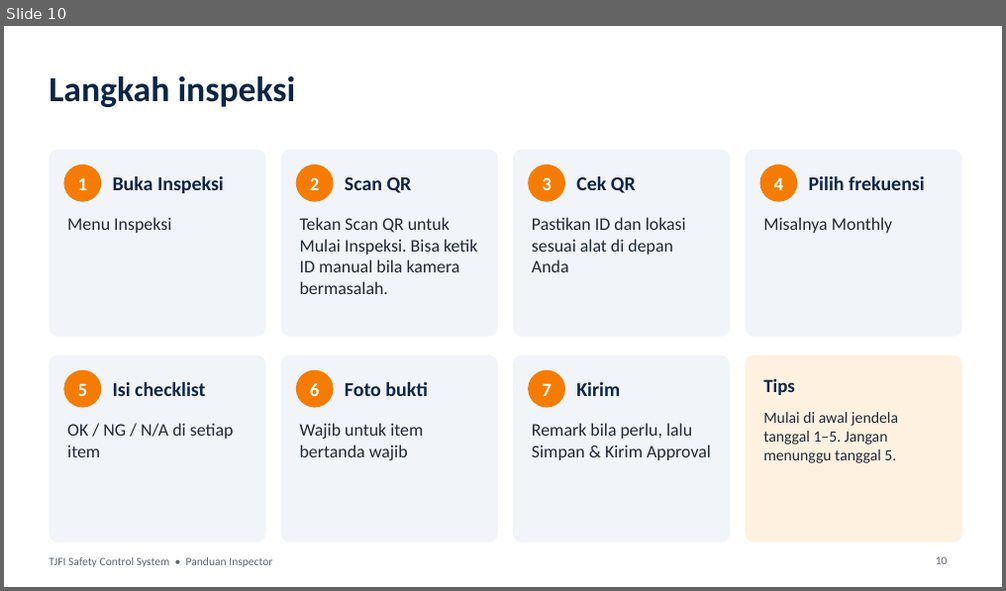
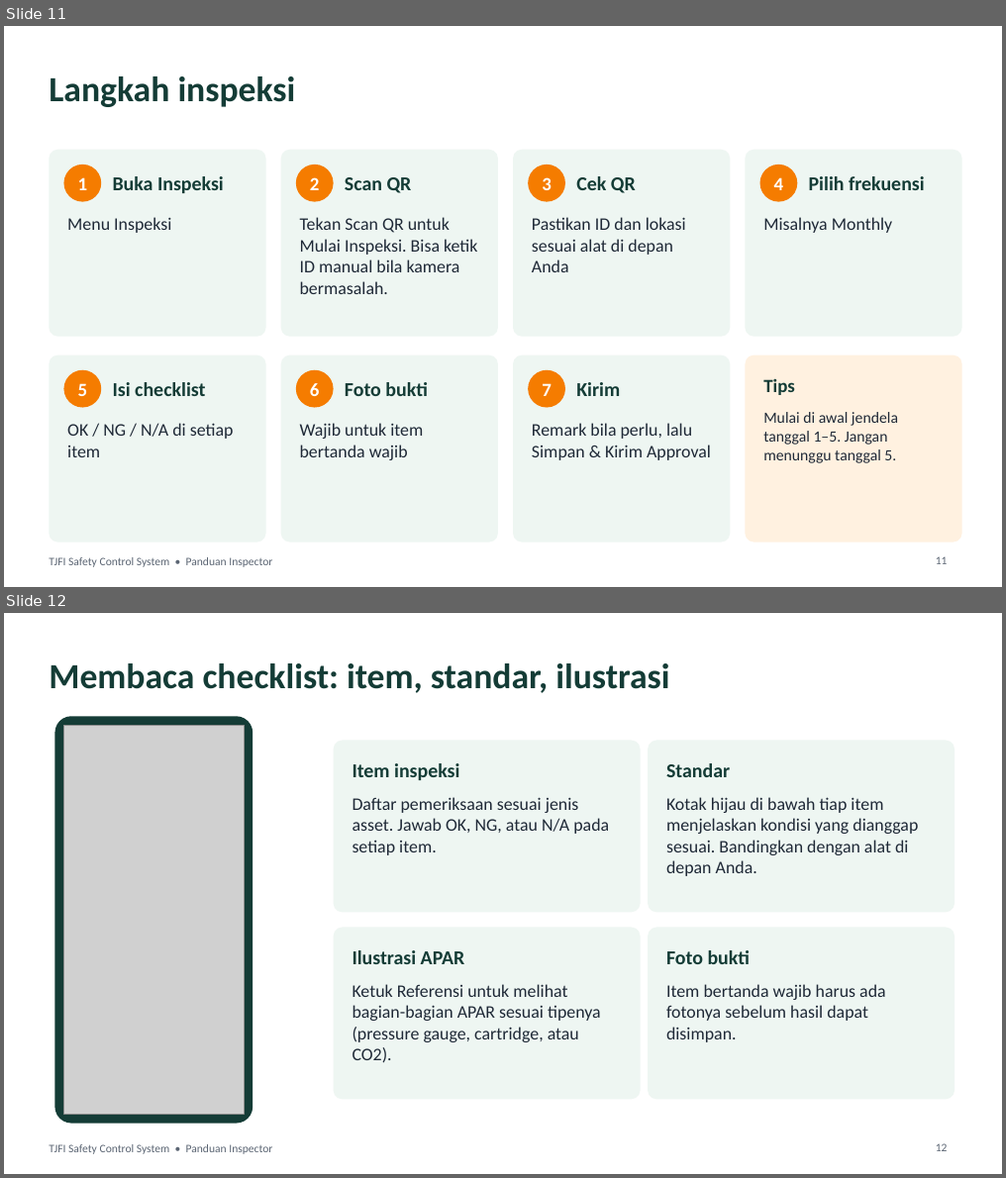
Before and after one commit to tjforge-hse/tjforge-hse.github.io, a slide deck: panduan-inspector.pptx. Shown one above the other, each under a label of ours: slide 10 before the commit, slides 11 and 12 after it. The pictures are 1006x591 and 1006x1178 pixels, drawn with LibreOffice and Linux fonts; fonts in the diff are those of the drawing; grey boxes stand for pictures. Boxes give left, top, right and bottom in pixels: in the first picture for what was removed or moved away, otherwise in the second. Text is boxed around its words. In the diff, an @@ line names an element or a change of style, - is before the commit and + after.

```diff
--- a/panduan-inspector.pptx
+++ b/panduan-inspector.pptx
@@ slide 12 added at [4,613,1002,1174], background #FFFFFF; not listed: 1 template element that a slide beside it also shows @@
@@ title added at [49,663,669,693], 34 pt, text #143C36, bold @@
+Membaca checklist: item, standar, ilustrasi
@@ rounded rectangle added at [54,716,252,1124], fill #143C36 @@
@@ picture added at [63,725,244,1115] @@
@@ rounded rectangle added at [334,741,641,912], fill #EEF6F2 @@
@@ rounded rectangle added at [648,741,954,912], fill #EEF6F2 @@
@@ text added at [352,763,459,780], 19 pt, text #143C36, bold @@
+Item inspeksi
@@ text added at [666,763,730,777], 19 pt, text #143C36, bold @@
+Standar
@@ text added at [352,797,609,856], 17 pt, text #1F2937 @@
+Daftar pemeriksaan sesuai jenis asset. Jawab OK, NG, atau N/A pada setiap item.
@@ text added at [666,797,918,876], 17 pt, text #1F2937 @@
+Kotak hijau di bawah tiap item menjelaskan kondisi yang dianggap sesuai. Bandingkan dengan alat di depan Anda.
@@ rounded rectangle added at [334,928,641,1100], fill #EEF6F2 @@
@@ rounded rectangle added at [648,928,954,1100], fill #EEF6F2 @@
@@ text added at [352,951,465,964], 19 pt, text #143C36, bold @@
+Ilustrasi APAR
@@ text added at [666,951,749,964], 19 pt, text #143C36, bold @@
+Foto bukti
@@ text added at [352,984,601,1063], 17 pt, text #1F2937 @@
+Ketuk Referensi untuk melihat bagian-bagian APAR sesuai tipenya (pressure gauge, cartridge, atau CO2).
@@ text added at [666,984,885,1043], 17 pt, text #1F2937 @@
+Item bertanda wajib harus ada fotonya sebelum hasil dapat disimpan.
@@ page number added at [936,1144,947,1152], 11 pt, text #5B6573 @@
+12
@@ what was slide 10 is now slide 11 @@
@@ slide 11 changed as well @@
@@ fill #F1F5FA to #EEF6F2 in 7 elements at [49,150,266,337], [281,150,498,337], [513,150,731,337], [746,150,962,337], [49,356,266,543], [281,356,498,543], [513,356,731,543] @@
@@ text colour #0B2545 to #143C36 in 9 elements at [49,76,296,107], [113,176,224,193], [345,177,412,193], [576,176,636,193], [809,176,925,190], [113,382,205,396], [345,382,427,396], [576,382,620,396], [763,378,795,395] @@
@@ page number at [936,557,947,565]: text changed @@
-10
+11
```
Also in this commit, not shown: 17 other slides changed, 2 other slides added, 1 other file.
